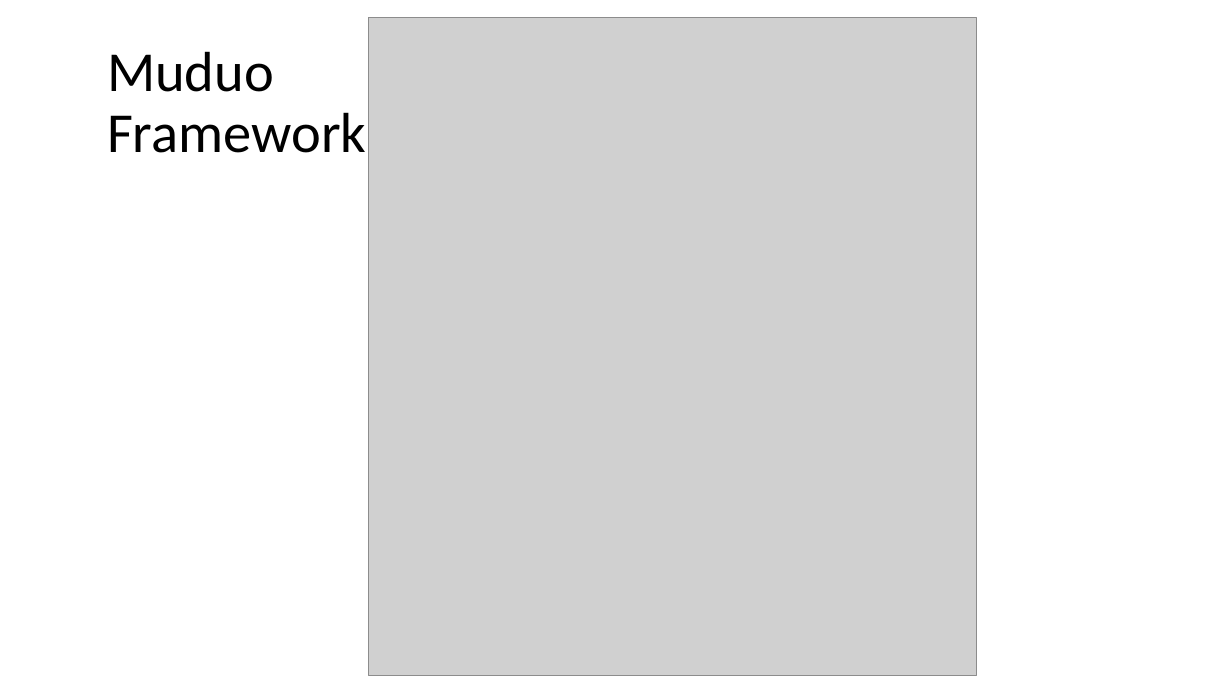
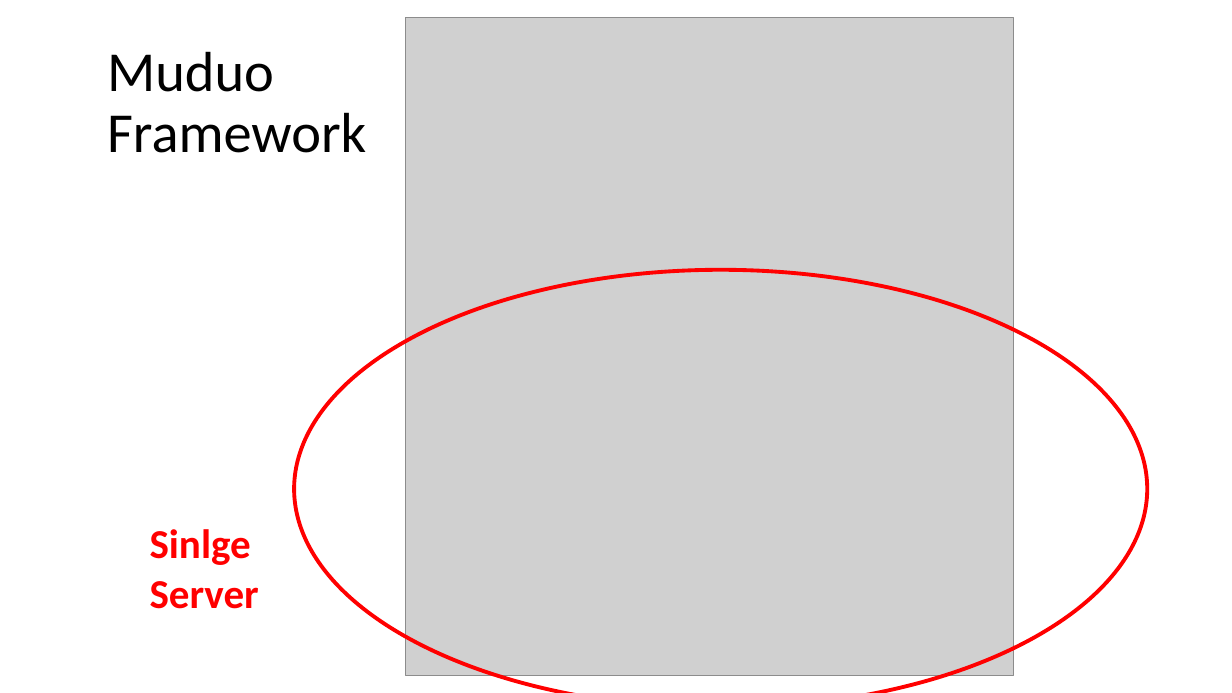
Before and after one commit to Chufeng-Jiang/Cluster_ChatServer, a slide deck: slide 7 of Advanced Linux Final Project.pptx. Drawn at 1232x693 pixels with LibreOffice and Linux fonts; fonts in the diff are those of the drawing; grey boxes stand for pictures. Boxes give left, top, right and bottom in pixels: in the first picture for what was removed or moved away, otherwise in the second. Text is boxed around its words. In the diff, an @@ line names an element or a change of style, - is before the commit and + after.

Commit message:
modify ppt

```diff
--- a/Advanced Linux Final Project.pptx
+++ b/Advanced Linux Final Project.pptx
@@ picture: place and size @@
-picture at box(369, 18, 978, 675)
+picture at box(405, 18, 1014, 675)
@@ ellipse added at box(294, 270, 1147, 693), outline #FF0000 3 pt @@
@@ text added at box(150, 529, 259, 609), 32 pt, text #FF0000, bold @@
+Sinlge Server
```
